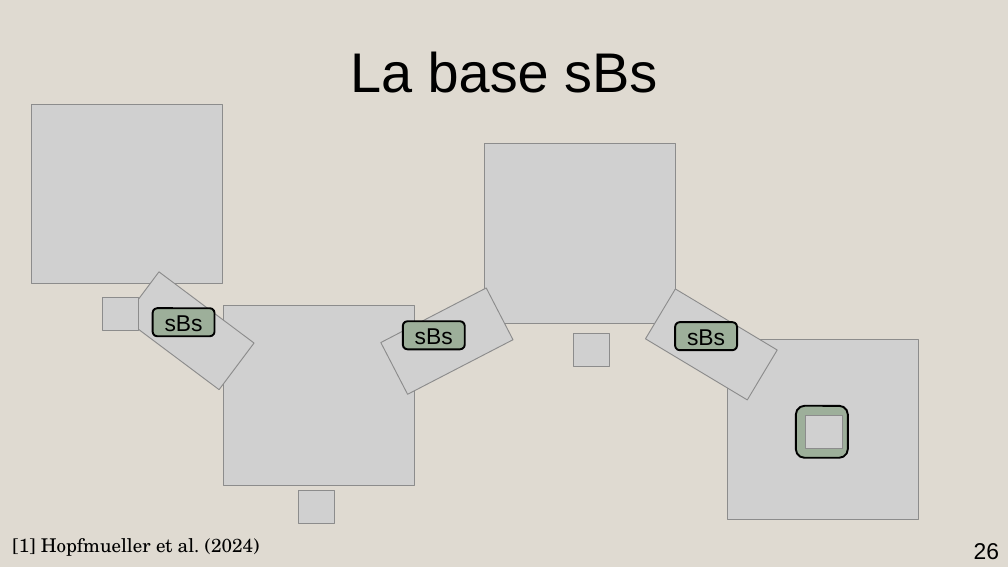
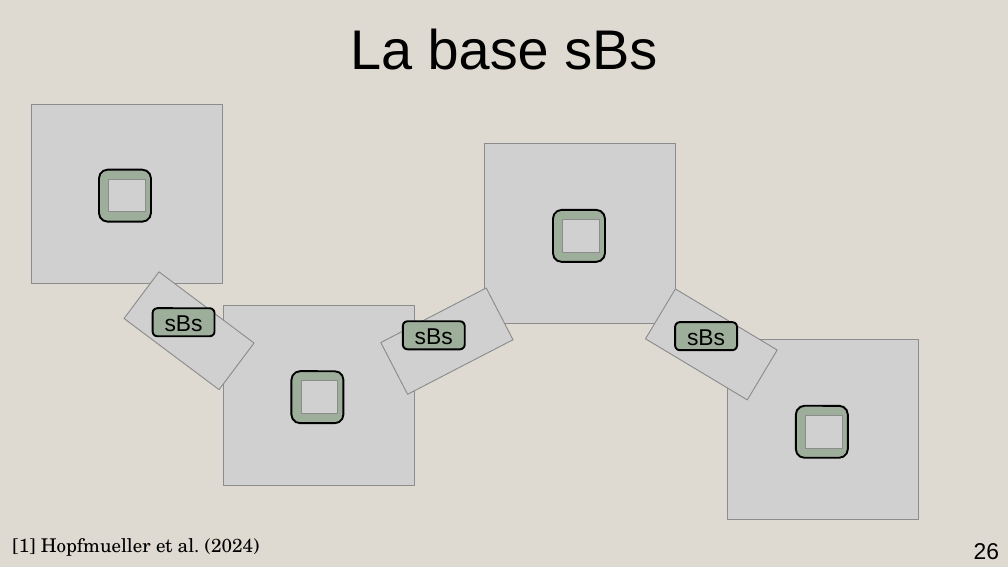
Before and after one commit to AmdaU/presentations, a slide deck: slide 26 of Seminaire/Seminaire.odp. Drawn at 1008x567 pixels with LibreOffice and Linux fonts; fonts in the diff are those of the drawing; grey boxes stand for pictures. Boxes give left, top, right and bottom in pixels: in the first picture for what was removed or moved away, otherwise in the second. Text is boxed around its words. In the diff, an @@ line names an element or a change of style, - is before the commit and + after.

```diff
--- a/Seminaire/Seminaire.odp
+++ b/Seminaire/Seminaire.odp
@@ title "La base sBs": place and size @@
-title "La base sBs" at bbox=[350, 51, 657, 93]
+title "La base sBs" at bbox=[350, 28, 657, 70]
@@ rounded rectangle added at bbox=[99, 170, 151, 222], fill #9DAF9A, outline #000000 1.5 pt @@
@@ picture: place and size @@
-picture at bbox=[102, 298, 139, 331]
+picture at bbox=[109, 179, 145, 212]
@@ rounded rectangle added at bbox=[553, 210, 606, 263], fill #9DAF9A, outline #000000 1.5 pt @@
@@ picture: place and size @@
-picture at bbox=[574, 334, 610, 367]
+picture at bbox=[563, 220, 600, 252]
@@ rounded rectangle added at bbox=[292, 371, 344, 424], fill #9DAF9A, outline #000000 1.5 pt @@
@@ picture: place and size @@
-picture at bbox=[298, 490, 335, 523]
+picture at bbox=[302, 381, 338, 413]
```
Also in this commit, not shown: 1 other file.
